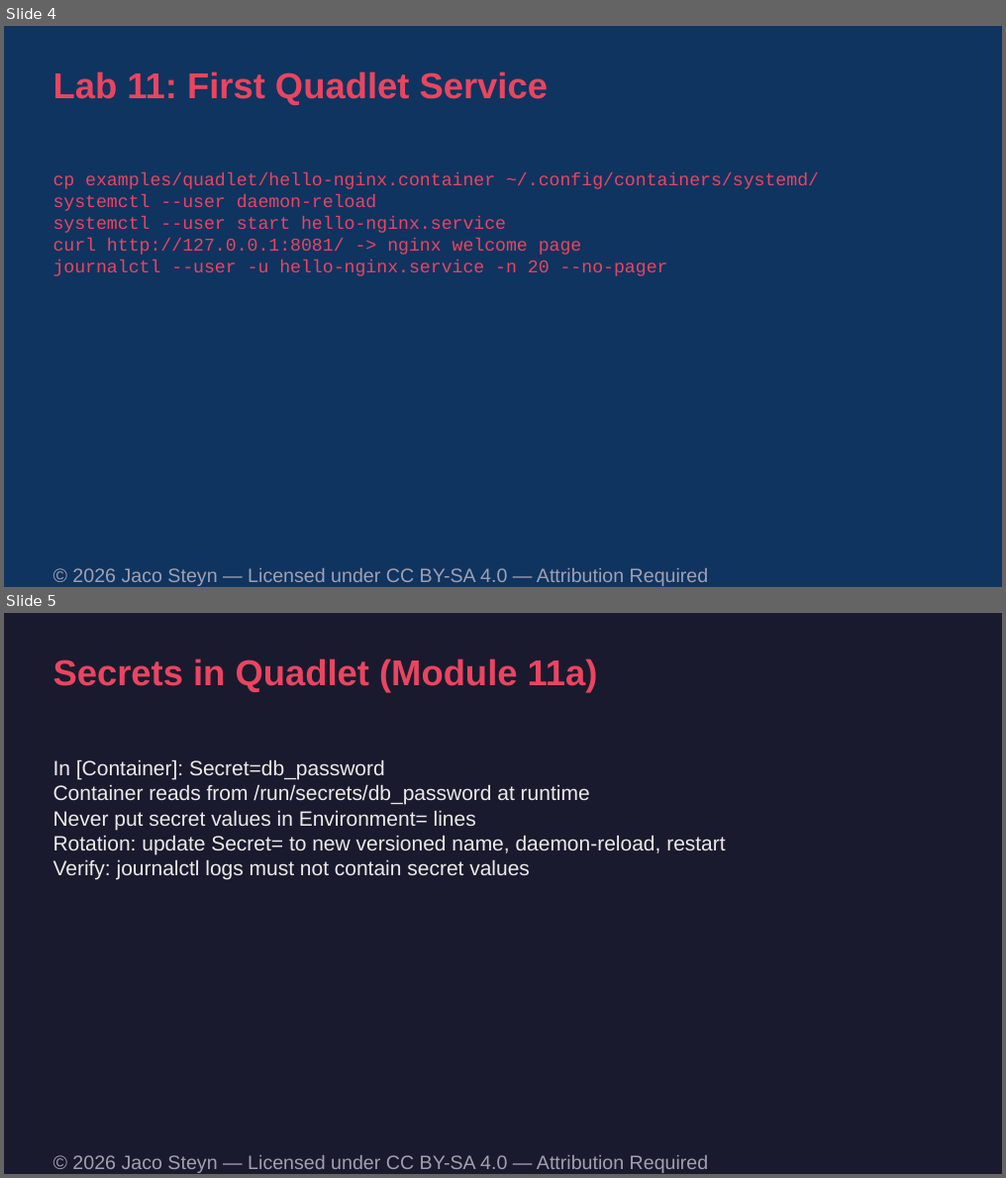
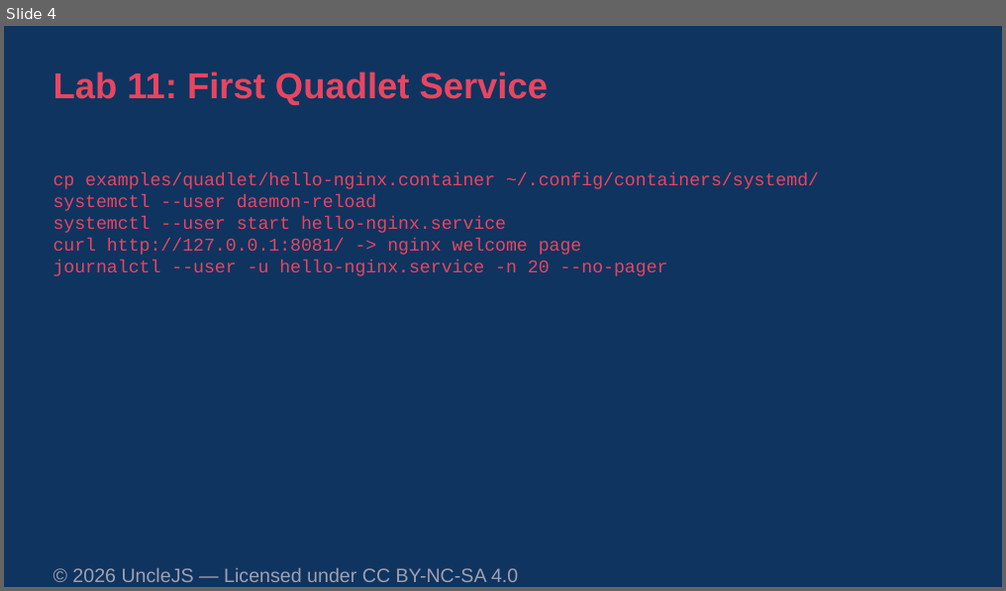
Before and after one commit to UncleJS/course_podman, a slide deck: slides/11-quadlet.odp. Shown one above the other, each under a label of ours: slides 4 and 5 before the commit, slide 4 after it. The pictures are 1006x1178 and 1006x591 pixels, drawn with LibreOffice and Linux fonts; fonts in the diff are those of the drawing. Boxes give left, top, right and bottom in pixels: in the first picture for what was removed or moved away, otherwise in the second. Text is boxed around its words. In the diff, an @@ line names an element or a change of style, - is before the commit and + after.

Commit message:
Apply project review: 11a rename, AGENTS.md, containerized builds, fresh artifacts
Full review findings and resolutions are documented in REVIEW.md.

- Rename modules/11-quadlet-secrets.md to 11a-quadlet-secrets.md to match
  COURSE_OUTLINE's "Module 11a"; update heading and all references
- Replace AGENTS.md (was unrelated generic tooling config) with
  course-specific agent instructions
- Document the module numbering scheme (00-14 core, 11a add-on,
  80 capstone, 90 elective) in README.md and MODULES.md
- Integrate the five cheatsheets into README.md and MODULES.md
- Explain the intentional 8084 vs 8080 webpod port difference in
  examples/quadlet/webpod.yaml and Module 10
- Add a dedicated six-slide 11a-quadlet-secrets deck to build_slides.py,
  plus an actionable error when odfpy is missing
- Rework builds to Podman named-volume staging: no bind mounts and no
  host python/pip; add scripts/build-slides.sh wrapper that installs
  odfpy inside a throwaway container
- Transliterate LaTeX-unfriendly Unicode during PDF assembly (the
  post-rewrite symbols had silently broken the pdflatex build)
- Rebuild dist/course_podman.{md,pdf} and all 21 slide decks, stale
  since the 2026-03-26 module rewrite

```diff
--- a/slides/11-quadlet.odp
+++ b/slides/11-quadlet.odp
@@ slide 5 removed at (4, 613, 1002, 1174), background #1A1A2E @@
@@ text removed at (54, 659, 598, 692) @@
-Secrets in Quadlet (Module 11a)
@@ text removed at (54, 760, 725, 880) @@
-In [Container]: Secret=db_password
-Container reads from /run/secrets/db_password at runtime
-Never put secret values in Environment= lines
-Rotation: update Secret= to new versioned name, daemon-reload, restart
-Verify: journalctl logs must not contain secret values
@@ text removed at (72, 1156, 709, 1173) @@
-© 2026 Jaco Steyn — Licensed under CC BY-SA 4.0 — Attribution Required
@@ slide 4 changed as well @@
@@ text at (72, 569, 518, 582): text changed @@
-© 2026 Jaco Steyn — Licensed under CC BY-SA 4.0 — Attribution Required
+© 2026 UncleJS — Licensed under CC BY-NC-SA 4.0
```
Also in this commit, not shown: 3 other slides changed, 33 other files.
